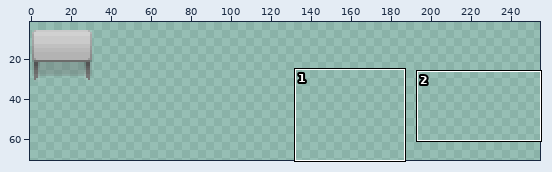
Sprite sheet: data/art/OBJ_TILESET.png. The picture above shows the old version from afar; the outline marks the close-up.
Close-up. Earlier state:
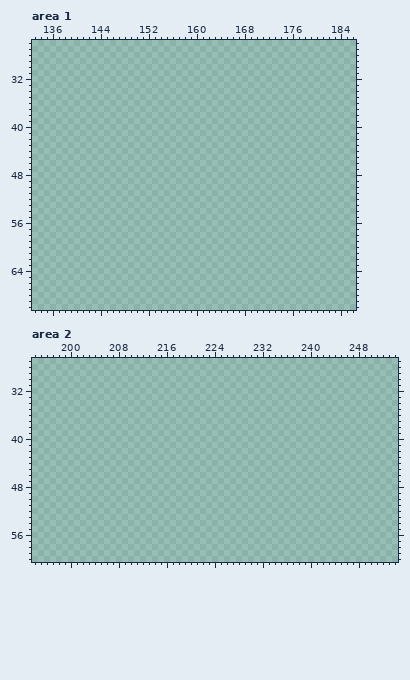
The file is 256x256 pixels. Pixels under 10% opacity are left out. Colours within 5 levels of each other are drawn and written as one. Shown: area 1: x 133..186, y 26..70; area 2: x 194..254, y 27..60. The wide view leaves out empty margins. The commit also changed other parts of the picture, which this record leaves out.
Palette (. is transparent): 
Pixels before, area 1 (only the part around the change), first column x 133:
26 ......................................................
27 ......................................................
28 ......................................................
29 ......................................................
30 ......................................................
31 ......................................................
32 ......................................................
33 ......................................................
34 ......................................................
35 ......................................................
36 ......................................................
37 ......................................................
38 ......................................................
39 ......................................................
40 ......................................................
41 ......................................................
42 ......................................................
43 ......................................................
44 ......................................................
45 ......................................................
46 ......................................................
47 ......................................................
48 ......................................................
49 ......................................................
50 ......................................................
51 ......................................................
52 ......................................................
53 ......................................................
54 ......................................................
55 ......................................................
56 ......................................................
57 ......................................................
58 ......................................................
59 ......................................................
60 ......................................................
61 ......................................................
62 ......................................................
63 ......................................................
64 ......................................................
65 ......................................................
66 ......................................................
67 ......................................................
68 ......................................................
69 ......................................................
70 ......................................................
New version:
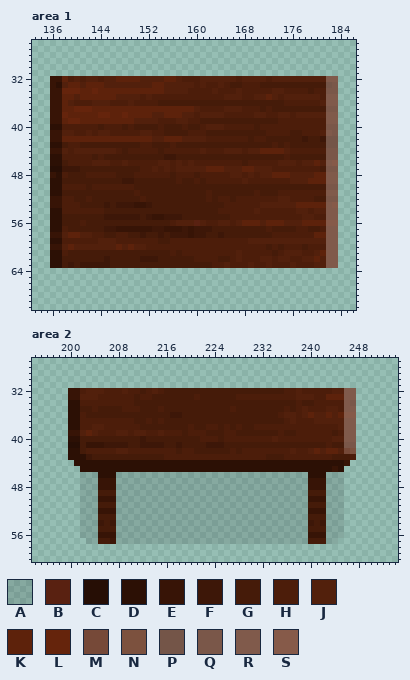
Colours new in this view: A #0000001c  B #592111  C #260e05  D #2c1005  E #371406  F #3d1708  G #451b09  H #4c1d0a  J #52200c  K #5d220b  L #65240c  M #764938  N #7c513e  P #745548  Q #7a5749  R #805a4b  S #865a49
Diff:
Changed rows in their new state; - is an unchanged pixel.
Area 1:
first column x 136:
32 EEKHJHJJHJJKKKKJJJJKKJHHHJJJJJJHJJJJHJJJJJJJJJRR
33 EDJKKJKKKJJJJJJJJKKJJJJJHJHHJHGGHHHGGGGGGGGGGGPQ
34 EELLLKKLKKKKKKKKKKKJJJJHHHHJHHHJHHHHHJJHHHHGHHQQ
35 EEKKJKKKKKKJJJJHJHHHHHHHHHHHHJJJHHJJKJHJJJJJJHRR
36 EEKJHHHJJJHHHJHHHHGGGGGGGGGGGGGGGGGGGGGHHHHHHJRR
37 EEKKLLLKKKKKKKKKKKKKKKKKJHHHHJJJHHHGHGGGGGGGGGQQ
38 EELKKKKKLLKKLKKKKJJKKKJJHJJJJHHHHHJJHHJJHJJJJJRR
39 EEKLLKKKKKKKKKJJJJHHHJJHHGGGGGGGGGGGGGHHHHHHHHRR
40 DDHHHHHHGHHHGHGGGGHGGGHGGHJJJHHHHHGHHHHHHHHHHHQQ
41 EEJJHHJHJJHHHHHJJHHGGGGHHHGGGGGGGGGGHHHHGGHHHJRQ
42 EEKKKKKKKKKKKKKKKJJKKKJJJJHHHHHHHGHHGGGGGGFGGFPP
43 DDGHHGGGGGGGGGGHHGGGHGGGGGGGGGGGGGGGGHGHGGGGGGPP
44 EEJHJJJJJJJHGHHHHHGHHHHHHJHHHJJJHJJKKKKJHHHHHHQQ
45 DDHHHHHGHGGGGGGGGGGFFGGGGGGGGGGGGGGGGGGHGGGGGGQQ
46 DDGHHHHJJJHHJHHHHHJJHJHJHHHHHHHHGHHHHHJJJHJJKJRS
47 CCFFFGGGGGGGGGGHHJHJHJJJJJKKKJJJKKJJJHHHHHHHHGQQ
48 EDHGGGHHHHHGGGHHHHHHGHHHGHHHHHJJHJHJJKKKJJJJKKRR
49 DDGGGGGGGGGGFFGGGGGGGHGGHGHHHHHHJHHHHHHHJJJKKKRR
50 DDHHHHGHHHHHHHGGGGGGGGGGGGGGGGGGGGGGGGGGGGGGGGQQ
51 DDGGGGGGGGGGGGHGGGGGGGGGGGHGGGGGGGHGGGHHHHHHHHRR
52 EEHHGGHGGGGGGGGHGGGGGGGGGGHGHHGHHHHHHHJJHHHHGGQQ
53 EEHHHGGGGFGFFFEEFGGGGGGGGGGGGHHHHHHJJJJJJKKKKKRS
54 DDHHHHHHHGGGGGGGGGGGGGGGGGGGHHHHHHJHHHHHHJJHJJRR
55 DDGGGGGGGFFFFFFGFEEFFFGGGGGGGGHHHHHHHHHHHHJJHHRR
56 DDGGGHGGGGGGGGGGGGGGHJJJBJHHJJHJKKKJKKKJJJKKKKSS
57 DDHGGGGGGFFEEEEEEFFEEEFEFFFGGGGGGGGGHGGGGHHGGHRR
58 EEJKKJJHHGGHHGGFGGFGFFFEFFGGFGGGGGGGGHHHHHHHKKRR
59 DDHHHHHHJJJHHHHHHHGGHHHHHHHHHHHHHJJJJJJJJJJJJJRR
60 EEJKJJJJJJJKJKJJHHHHHHHHHHHHHHHHHHHHGHGHHHGHHHRR
61 DDHGGGGGGGGGGGGGGGGGHGHHHHHHHHHJHHHHHGHJJJHHJKRR
62 DDGGGGGGGFGGGGGFFFGGGGGGHHHHGGHJHHHJJHJJHHJJKJRR
63 DDGFGFFFFFGGGGGGGGGGGGGGGGGHHJHHHJHHJHHHJHHHJJRR
Area 2:
first column x 200:
32 EEHJJJHHHJHHGHJHGGGGGGGGGGGGGGGGGGGGHHJHHHHHJJRR
33 EEJJJHHHHHHGHHGGGGGGGHGGGGGGHHHHHHHHHHJJJHHKKKRR
34 DDHHHHHHHHHGGGGGGGGGGGGGGGGGGGGGGGGGGGHGGHHHHHRQ
35 DDGGHGGGGHHHGGGHGGGGGGGGGGGHGGGGGGGGHGHJHHHJJHRR
36 DDHGGGGGGGGGGGGGGFFGGGGGGGGGGGGGGGGHJJHJKJJKJKSS
37 DDHHHHHHHHHGGHGHGGGGGGGGGGGGGGGGGGGGHJHHHJJJJJRR
38 DDHHJJHHHHHHGGGGGGGGHGGHHGHGHGGHHHHHHHHHHHHHHJRR
39 EEJKJHHHJJHJJHHJHHHGHHHGGGHHGGGGGGGHGGHHHHHHGHRR
40 DDGGGGGGGGGGFGGGGGGGGGHHHGHHHHHHHHJHHHHHHHHHJJRR
41 CCGEEEFFFFGGFFFFGGFGGGGFFFGGGGGGGGGGGGGGGGGHGGQQ
42 DDGHHHHHJJHHHHHHHHGHHGGGGGGHGHHHHHHHHJHHJKJKKJMN
43 DDDFGGGGGGGGGGGGHHHHHHHHHHHHHHHHHGGGHHHHHHHHGGGH
44 -DDDDDDDDDDDDDDDDDDDDDDDDDDDDDDDDDDDDDDDDDDDDDE-
45 --DDDDDDDDDDDDDDDDDDDDDDDDDDDDDDDDDDDDDDDDDDED--
46 --AAADDDAAAAAAAAAAAAAAAAAAAAAAAAAAAAAAAADDDAAA--
47 --AAAEEEAAAAAAAAAAAAAAAAAAAAAAAAAAAAAAAAEEEAAA--
48 --AAAEEEAAAAAAAAAAAAAAAAAAAAAAAAAAAAAAAAEEEAAA--
49 --AAAGGGAAAAAAAAAAAAAAAAAAAAAAAAAAAAAAAAGGGAAA--
50 --AAAEEEAAAAAAAAAAAAAAAAAAAAAAAAAAAAAAAAEEEAAA--
51 --AAAGGGAAAAAAAAAAAAAAAAAAAAAAAAAAAAAAAAGGGAAA--
52 --AAAEEEAAAAAAAAAAAAAAAAAAAAAAAAAAAAAAAAEEEAAA--
53 --AAAGGGAAAAAAAAAAAAAAAAAAAAAAAAAAAAAAAAGGGAAA--
54 --AAAFGFAAAAAAAAAAAAAAAAAAAAAAAAAAAAAAAAFGFAAA--
55 --AAAGGGAAAAAAAAAAAAAAAAAAAAAAAAAAAAAAAAGGGAAA--
56 --AAAEEEAAAAAAAAAAAAAAAAAAAAAAAAAAAAAAAAEEEAAA--
57 ---AAGGFAAAAAAAAAAAAAAAAAAAAAAAAAAAAAAAAGGGAA---
Pixel boxes of the changes (left, top, right, bottom) in both close-ups:
added: (50, 76, 338, 268)
added: (68, 388, 356, 544)
